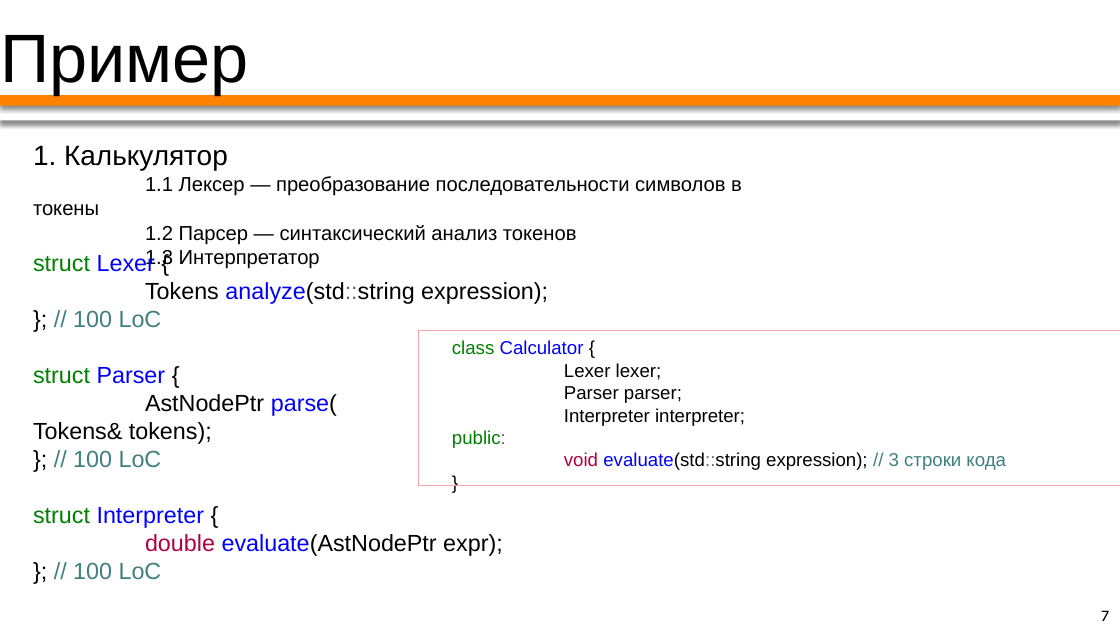
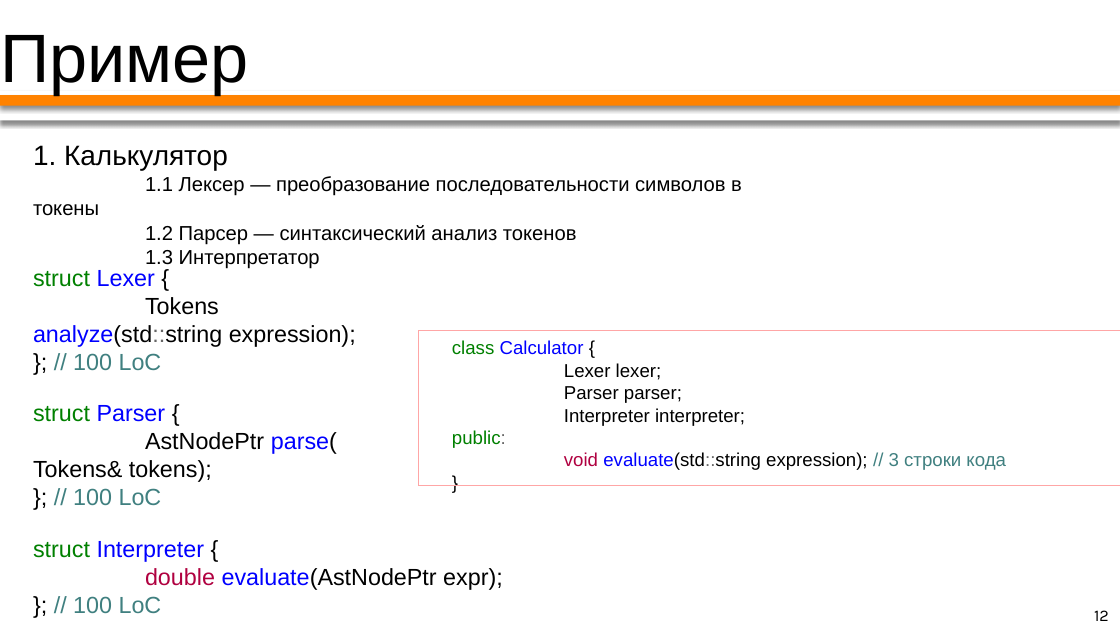
Before and after one commit to PatriotRossii/ducktalks_1, a slide deck: slide 12 of ACID, DRY, etc/presentation.odp (slide 7 before the commit). Drawn at 1120x630 pixels with LibreOffice and Linux fonts; fonts in the diff are those of the drawing. Boxes give left, top, right and bottom in pixels: in the first picture for what was removed or moved away, otherwise in the second. Text is boxed around its words. In the diff, an @@ line names an element or a change of style, - is before the commit and + after.

```diff
--- a/ACID, DRY, etc/presentation.odp
+++ b/ACID, DRY, etc/presentation.odp
@@ text at box(33, 252, 548, 327): paragraphs removed @@
-struct Lexer {
-Tokens analyze(std::string expression);
-}; // 100 LoC
@@ text added at box(33, 270, 356, 370), 15 pt, text #000000 @@
+struct Lexer {
+Tokens analyze(std::string expression);
+}; // 100 LoC
@@ text "struct Parser {": place and size @@
-text "struct Parser {" at box(33, 252, 548, 579)
+text "struct Parser {" at box(33, 405, 337, 505)
@@ text at box(33, 507, 503, 579): paragraphs removed @@
-struct Interpreter {
-double evaluate(AstNodePtr expr);
-}; // 100 LoC
@@ text added at box(33, 541, 503, 613), 15 pt, text #000000 @@
+struct Interpreter {
+double evaluate(AstNodePtr expr);
+}; // 100 LoC
@@ page number at box(1094, 610, 1109, 621): text changed @@
-7
+12
```
Also in this commit, not shown: 1 other slide changed, 5 slides added, 1 slide removed, 1 other file.
